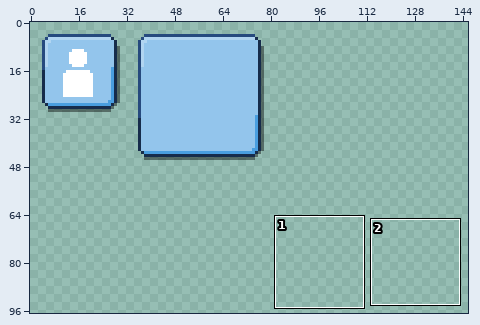
Pixel-art file: Assets/UI/UI2.aseprite. Above: a wide view before the commit, with the close-up outlined.
Close-up. First the earlier version:
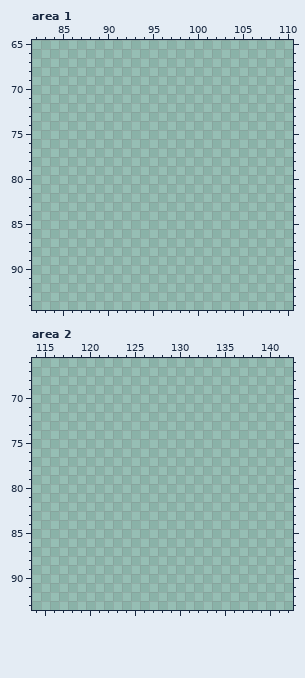
160x160 pixels, 1 frame. Shown: area 1: x 82..110, y 65..94; area 2: x 114..142, y 66..93. The wide view leaves out empty margins. The commit also changed other parts of the picture, which this record leaves out.
Palette (. is transparent): 
New version:
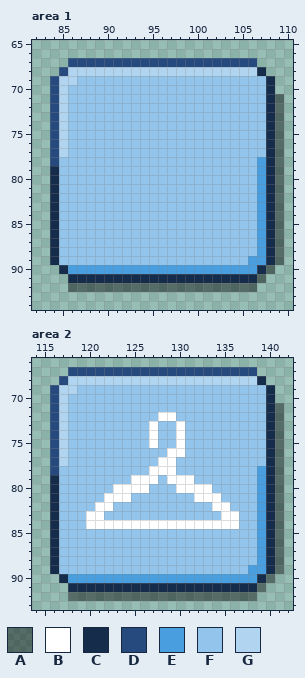
Colours new in this view: A #0000006d  B #ffffff  C #162c4b  D #264a7e  E #499edf  F #93c5ec  G #b1d5f1
Edits made:
Changed rows in their new state; - is an unchanged pixel.
Area 1:
first column x 84:
67 --DDDDDDDDDDDDDDDDDDDDD---
68 -DGGGGGGGGGGGGGGGGGGGGGC--
69 DGGFFFFFFFFFFFFFFFFFFFFFC-
70 DGFFFFFFFFFFFFFFFFFFFFFFC-
71 DGFFFFFFFFFFFFFFFFFFFFFFCA
72 DGFFFFFFFFFFFFFFFFFFFFFFCA
73 DGFFFFFFFFFFFFFFFFFFFFFFCA
74 DGFFFFFFFFFFFFFFFFFFFFFFCA
75 DGFFFFFFFFFFFFFFFFFFFFFFCA
76 DGFFFFFFFFFFFFFFFFFFFFFFCA
77 DGFFFFFFFFFFFFFFFFFFFFFFCA
78 DFFFFFFFFFFFFFFFFFFFFFFECA
79 CFFFFFFFFFFFFFFFFFFFFFFECA
80 CFFFFFFFFFFFFFFFFFFFFFFECA
81 CFFFFFFFFFFFFFFFFFFFFFFECA
82 CFFFFFFFFFFFFFFFFFFFFFFECA
83 CFFFFFFFFFFFFFFFFFFFFFFECA
84 CFFFFFFFFFFFFFFFFFFFFFFECA
85 CFFFFFFFFFFFFFFFFFFFFFFECA
86 CFFFFFFFFFFFFFFFFFFFFFFECA
87 CFFFFFFFFFFFFFFFFFFFFFFECA
88 CFFFFFFFFFFFFFFFFFFFFFFECA
89 CFFFFFFFFFFFFFFFFFFFFFEECA
90 -CEEEEEEEEEEEEEEEEEEEEECA-
91 --CCCCCCCCCCCCCCCCCCCCCA--
92 --AAAAAAAAAAAAAAAAAAAAA---
Area 2:
first column x 116:
67 --DDDDDDDDDDDDDDDDDDDDD---
68 -DGGGGGGGGGGGGGGGGGGGGGC--
69 DGGFFFFFFFFFFFFFFFFFFFFFC-
70 DGFFFFFFFFFFFFFFFFFFFFFFC-
71 DGFFFFFFFFFFFFFFFFFFFFFFCA
72 DGFFFFFFFFFFBBFFFFFFFFFFCA
73 DGFFFFFFFFFBFFBFFFFFFFFFCA
74 DGFFFFFFFFFBFFBFFFFFFFFFCA
75 DGFFFFFFFFFBFFBFFFFFFFFFCA
76 DGFFFFFFFFFFFBBFFFFFFFFFCA
77 DGFFFFFFFFFFBBFFFFFFFFFFCA
78 DFFFFFFFFFFBBBFFFFFFFFFECA
79 CFFFFFFFFBBBFBBBFFFFFFFECA
80 CFFFFFFBBBBFFFBBBBFFFFFECA
81 CFFFFFBBBFFFFFFFBBBFFFFECA
82 CFFFFBBFFFFFFFFFFFBBFFFECA
83 CFFFBBFFFFFFFFFFFFFBBFFECA
84 CFFFBBBBBBBBBBBBBBBBBFFECA
85 CFFFFFFFFFFFFFFFFFFFFFFECA
86 CFFFFFFFFFFFFFFFFFFFFFFECA
87 CFFFFFFFFFFFFFFFFFFFFFFECA
88 CFFFFFFFFFFFFFFFFFFFFFFECA
89 CFFFFFFFFFFFFFFFFFFFFFEECA
90 -CEEEEEEEEEEEEEEEEEEEEECA-
91 --CCCCCCCCCCCCCCCCCCCCCA--
92 --AAAAAAAAAAAAAAAAAAAAA---
Pixel boxes of the changes (left, top, right, bottom) in both close-ups:
added: (50, 58, 284, 292)
added: (50, 367, 284, 601)
